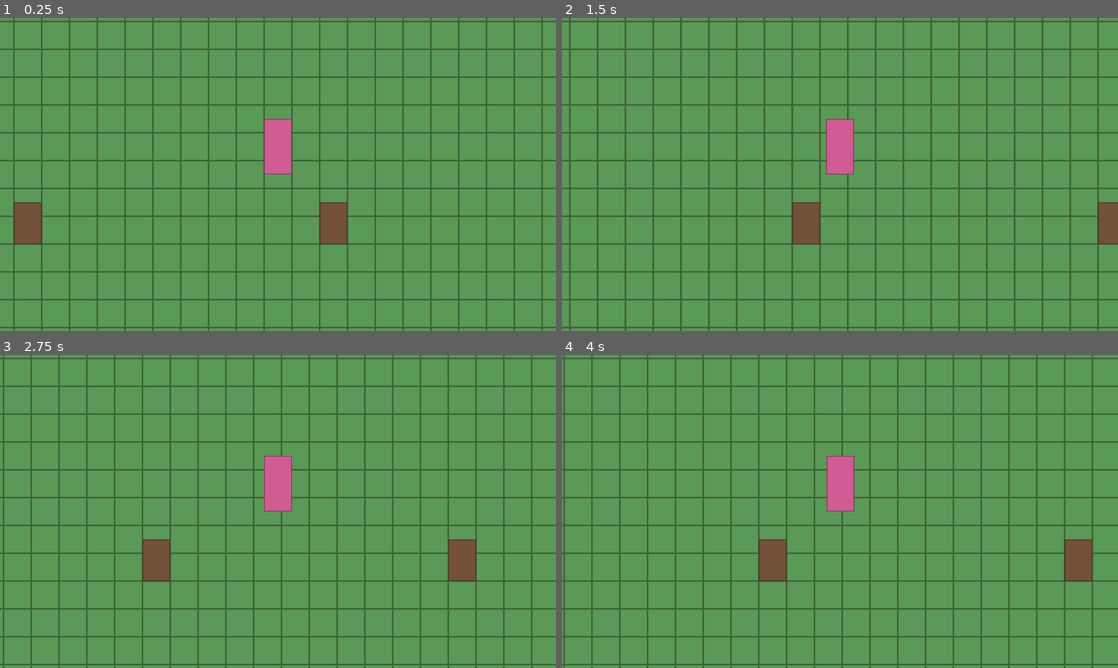
Above: before the commit, frames 1-4 (two rows, left to right).
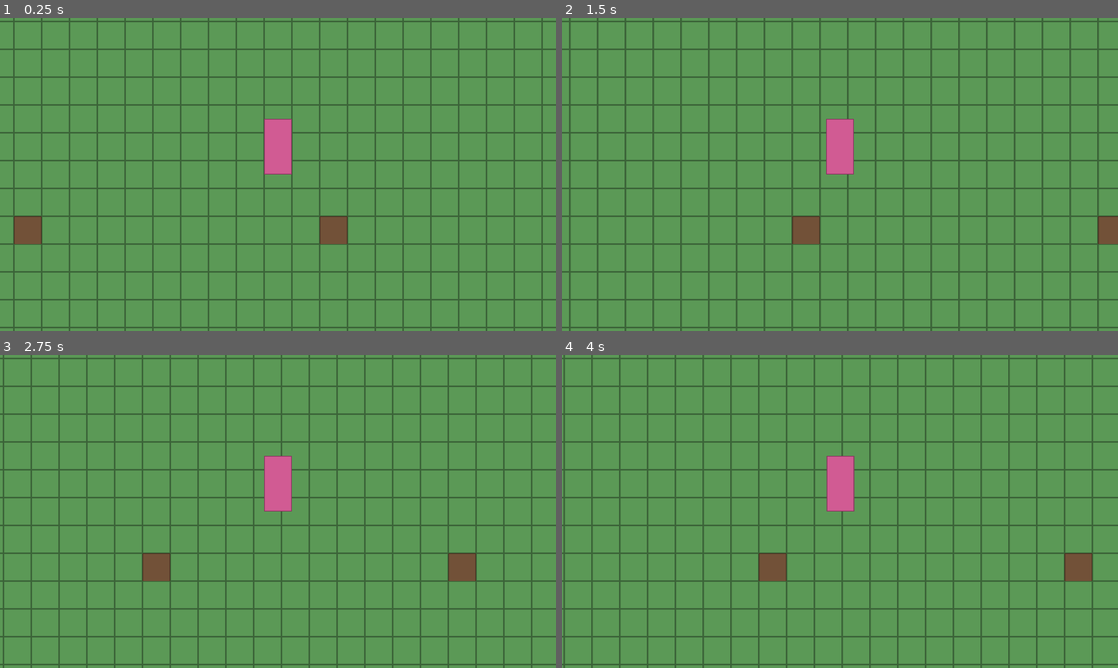
Above: after the commit, the same moments.

Repository: HuyNguyen260398/rp1
Game: Godot game, scene res://scenes/main.tscn
Two runs of this game, one before a commit and one after it. Both use one fixed random seed, a clock stepped at 60 frames per second and the inputs below.
Inputs (mouse positions are in pixels of both pictures, inside the frame that each line leads up to):
- Up to frame 1 (0.25 s): no input
- Up to frame 2 (1.5 s): tap Enter at 0.5 s; move the mouse to (962, 158) at 0.52 s; hold D (move_right) 0.53-1.25 s; hold Shift 0.53-1.25 s; click (962, 158) at 0.67 s; drag from (728, 190) to (812, 237) at 1.27 s
- Up to frame 3 (2.75 s): tap Space at 2 s; move the mouse to (333, 442) at 2.02 s; hold D (move_right) from 2.03 s (still down); tap Ctrl at 2.1 s
- Up to frame 4 (4 s): release D (move_right) at 2.75 s; drag from (812, 574) to (673, 464) at 2.77 s; tap Enter at 3.5 s; move the mouse to (1006, 558) at 3.52 s; hold A (move_left) from 3.53 s (still down); tap Alt at 3.6 s

The runs differ from the first frame. In frame 1, 0.5% of the frame differs, in the area x 2-63%, y 58-73%; in frame 2, 0.4%; in frame 3, 0.5%; in frame 4, 0.5%.

Commit message:
feat: record what came from where, and test that it agrees
The manifest is the committed record of which rect of which source sheet
becomes which asset, which is what makes the import reproducible.

It creates one seam where two committed files can silently disagree: a
rect resized without updating the sprite_rect its content definition
declares renders the sprite wrong and nothing else would catch it. The
test pins both directions -- every output is drawn by a definition, and
every definition's sprite is produced by the manifest. The second
direction is the dangling-sprite bug rabbit.json had before Phase 3b.

That seam fired immediately. oak_tree.json declared 32x48 and Slates'
only 32-wide trees are one tile each; its full deciduous tree is 64 wide
and its pines are 96 tall. The art is the fact, so the definition changes
to 32x32 rather than the manifest changing to fit the JSON.

Two tests in test_tileset_builder.gd asserted the oversized-sprite path
through oak_tree.json, which was the project's only oversized sprite.
They now register a synthetic 48px definition instead -- the technique the
y_offset test in the same file already used. The behaviour stays covered
and the tests stop tracking a content decision.

Co-Authored-By: Claude Opus 5 <noreply@anthropic.com>

Diff:
--- a/data/object/oak_tree.json
+++ b/data/object/oak_tree.json
@@ -1,4 +1,4 @@
 {"id": "oak_tree", "category": "object", "display_name": "Oak Tree",
- "sprite": "res://assets/objects/oak_tree.png", "sprite_rect": [0, 0, 32, 48],
+ "sprite": "res://assets/objects/oak_tree.png", "sprite_rect": [0, 0, 32, 32],
  "y_offset": 0, "blocks_movement": true, "blocks_light": true,
  "harvestable": {"item": "wood", "amount": [2, 4]}, "tags": ["natural", "flammable", "tree"]}
--- /dev/null
+++ b/tests/test_import_manifest.gd
@@ -0,0 +1,116 @@
+extends GutTest
+## Pins tools/import_manifest.json to data/*.json.
+##
+## This is the one seam Phase 3c creates where two committed files can
+## silently disagree: a rect resized without updating the sprite_rect its
+## content definition declares renders the sprite at the wrong size, and
+## no other test would notice.
+
+const MANIFEST: String = "res://tools/import_manifest.json"
+
+var _slices: Array = []
+var _registry: ContentRegistry
+
+
+func before_each() -> void:
+	_registry = ContentRegistry.new()
+	var errs: PackedStringArray = _registry.load_from_dir("res://data")
+	assert_eq(errs.size(), 0, "shipped content validates: %s" % ", ".join(errs))
+
+	var f: FileAccess = FileAccess.open(MANIFEST, FileAccess.READ)
+	assert_not_null(f, "the manifest is readable")
+	if f == null:
+		return
+	var parser: JSON = JSON.new()
+	var err: int = parser.parse(f.get_as_text())
+	f.close()
+	assert_eq(err, OK, "the manifest parses")
+	_slices = parser.data.get("slices", []) if err == OK else []
+
+
+func test_the_manifest_is_not_empty() -> void:
+	assert_gt(_slices.size(), 0, "at least one slice is declared")
+
+
+func test_every_slice_names_a_readable_source() -> void:
+	for s: Dictionary in _slices:
+		var path: String = "res://assets/_source/%s" % str(s["source"])
+		assert_true(FileAccess.file_exists(path), "source exists: %s" % path)
+
+
+func test_every_rect_is_positive() -> void:
+	for s: Dictionary in _slices:
+		var r: Array = s["rect"]
+		assert_eq(r.size(), 4, "%s rect is [x, y, w, h]" % str(s["out"]))
+		assert_gt(int(r[2]), 0, "%s width is positive" % str(s["out"]))
+		assert_gt(int(r[3]), 0, "%s height is positive" % str(s["out"]))
+
+
+func test_every_output_is_claimed_by_exactly_one_slice() -> void:
+	var seen: Dictionary = {}
+	for s: Dictionary in _slices:
+		var out: String = str(s["out"])
+		assert_false(seen.has(out), "%s is produced by only one slice" % out)
+		seen[out] = true
+
+
+func test_every_output_is_referenced_by_a_content_definition() -> void:
+	# An asset nothing draws is dead weight, and more likely a typo in a
+	# sprite path than a deliberate spare.
+	var sprites: Dictionary = {}
+	for sid: String in _registry.all_string_ids():
+		var def: Dictionary = _registry.def_of(_registry.numeric_of(sid))
+		var sprite: String = str(def.get("sprite", ""))
+		if not sprite.is_empty():
+			sprites[sprite] = sid
+	for s: Dictionary in _slices:
+		var res_path: String = "res://%s" % str(s["out"])
+		assert_true(sprites.has(res_path),
+			"%s is named by a content definition" % res_path)
+
+
+func test_every_content_sprite_is_produced_by_the_manifest() -> void:
+	# The other direction: a definition pointing at art the pipeline does
+	# not generate is how a dangling sprite reference survives, which is
+	# the bug rabbit.json had before Phase 3b.
+	var outs: Dictionary = {}
+	for s: Dictionary in _slices:
+		outs["res://%s" % str(s["out"])] = true
+	for sid: String in _registry.all_string_ids():
+		var def: Dictionary = _registry.def_of(_registry.numeric_of(sid))
+		var sprite: String = str(def.get("sprite", ""))
+		if sprite.is_empty():
+			continue
+		assert_true(outs.has(sprite), "%s (%s) is produced by the manifest" % [sprite, sid])
+
+
+func test_declared_sprite_rects_match_the_slice_sizes() -> void:
+	# The seam this whole file exists for.
+	var by_out: Dictionary = {}
+	for s: Dictionary in _slices:
+		by_out["res://%s" % str(s["out"])] = s
+	for sid: String in _registry.all_string_ids():
+		var def: Dictionary = _registry.def_of(_registry.numeric_of(sid))
+		var sprite: String = str(def.get("sprite", ""))
+		if not def.has("sprite_rect") or not by_out.has(sprite):
+			continue
+		var declared: Array = def["sprite_rect"]
+		var slice_rect: Array = by_out[sprite]["rect"]
+		assert_eq(int(declared[2]), int(slice_rect[2]),
+			"%s: sprite_rect width matches the slice" % sid)
+		assert_eq(int(declared[3]), int(slice_rect[3]),
+			"%s: sprite_rect height matches the slice" % sid)
+
+
+func test_every_erase_rect_explains_itself() -> void:
+	# Same rule as a palette override: erasing part of the source is a
+	# judgement call, and one with no reason attached is indistinguishable
+	# from a mistake later.
+	for s: Dictionary in _slices:
+		if not s.has("erase"):
+			continue
+		assert_false(str(s.get("erase_why", "")).strip_edges().is_empty(),
+			"%s: erase rects have an erase_why" % str(s["out"]))
+		for r: Variant in s["erase"]:
+			assert_eq((r as Array).size(), 4,
+				"%s: erase rect is [x, y, w, h]" % str(s["out"]))
--- a/tests/test_tileset_builder.gd
+++ b/tests/test_tileset_builder.gd
@@ -56,10 +56,18 @@
 
 
 func test_sprite_rect_sets_the_region_size() -> void:
-	# oak_tree.json declares sprite_rect [0, 0, 32, 48].
+	# Asserted against a registered definition rather than oak_tree.json.
+	# The oak was the only oversized sprite in the project and stopped being
+	# one in Phase 3c, when the real art turned out to be 32x32 -- so this
+	# no longer has a shipped definition to lean on. A synthetic one keeps
+	# the behaviour covered and stops the test tracking content decisions.
+	_r.register({
+		"id": "tall_thing", "category": "object", "display_name": "Tall Thing",
+		"sprite": "res://assets/objects/oak_tree.png", "sprite_rect": [0, 0, 32, 48],
+	})
 	var res: TilesetBuildResult = TilesetBuilder.build(_r)
-	var oak: TileSetAtlasSource = _source_of(res, "oak_tree")
-	assert_eq(oak.texture_region_size, Vector2i(32, 48), "oak uses its declared rect")
+	var tall: TileSetAtlasSource = _source_of(res, "tall_thing")
+	assert_eq(tall.texture_region_size, Vector2i(32, 48), "a declared rect is used")
 
 
 func test_absent_sprite_rect_defaults_to_the_tile_size() -> void:
@@ -72,11 +80,16 @@
 	# Godot centres an oversized atlas region on its tile, which leaves a
 	# 48px sprite hanging 8px below a 32px tile. Base alignment is
 	# (H - T) / 2, derived from geometry rather than authored per asset.
-	# Verified against a real framebuffer: origin 8 puts the oak's base
-	# exactly on the tile's bottom edge.
+	# Verified against a real framebuffer: origin 8 puts a 48px sprite's base
+	# exactly on the tile's bottom edge. Synthetic since Phase 3c, for the
+	# reason given in test_sprite_rect_sets_the_region_size.
+	_r.register({
+		"id": "tall_thing", "category": "object", "display_name": "Tall Thing",
+		"sprite": "res://assets/objects/oak_tree.png", "sprite_rect": [0, 0, 32, 48],
+	})
 	var res: TilesetBuildResult = TilesetBuilder.build(_r)
-	var oak: TileSetAtlasSource = _source_of(res, "oak_tree")
-	var td: TileData = oak.get_tile_data(Vector2i.ZERO, 0)
+	var tall: TileSetAtlasSource = _source_of(res, "tall_thing")
+	var td: TileData = tall.get_tile_data(Vector2i.ZERO, 0)
 	assert_eq(td.texture_origin, Vector2i(0, 8), "a 48px sprite lifts 8 to stand on a 32px tile")
 
 
--- /dev/null
+++ b/tools/import_manifest.json
@@ -0,0 +1,25 @@
+{
+  "_comment": "Which rect of which source sheet becomes which asset. Every PNG under assets/ (outside _source/) must appear here as an 'out' -- tools/check_palette.gd enforces it, so art cannot be added by hand. 'source' is relative to assets/_source/; 'out' is relative to the project root. 'transparent' is a source colour cut to alpha 0 before quantizing, for sources with no alpha channel. 'erase' is a list of [x, y, w, h] rects in slice-local coordinates cut to alpha 0, for furniture the source draws inside the frame; each needs an 'erase_why'.",
+  "slices": [
+    {"source": "slates-outdoor/sheet.png", "rect": [32, 64, 32, 32],
+     "out": "assets/tiles/grass.png"},
+
+    {"source": "slates-outdoor/sheet.png", "rect": [512, 416, 32, 32],
+     "out": "assets/tiles/water.png"},
+
+    {"source": "slates-outdoor/sheet.png", "rect": [448, 576, 32, 32],
+     "out": "assets/objects/oak_tree.png"},
+
+    {"source": "bukket-characters/template_w.bmp", "rect": [0, 0, 32, 64],
+     "out": "assets/characters/player.png",
+     "transparent": "ffffff",
+     "erase": [[30, 56, 2, 8]],
+     "erase_why": "the sheet's 2x8 frame registration tick, drawn inside every frame's bottom-right corner; no 32x64 window avoids one"},
+
+    {"source": "bukket-characters/template_c.bmp", "rect": [0, 0, 32, 64],
+     "out": "assets/characters/rabbit.png",
+     "transparent": "ffffff",
+     "erase": [[30, 56, 2, 8]],
+     "erase_why": "the sheet's 2x8 frame registration tick, drawn inside every frame's bottom-right corner; no 32x64 window avoids one"}
+  ]
+}
